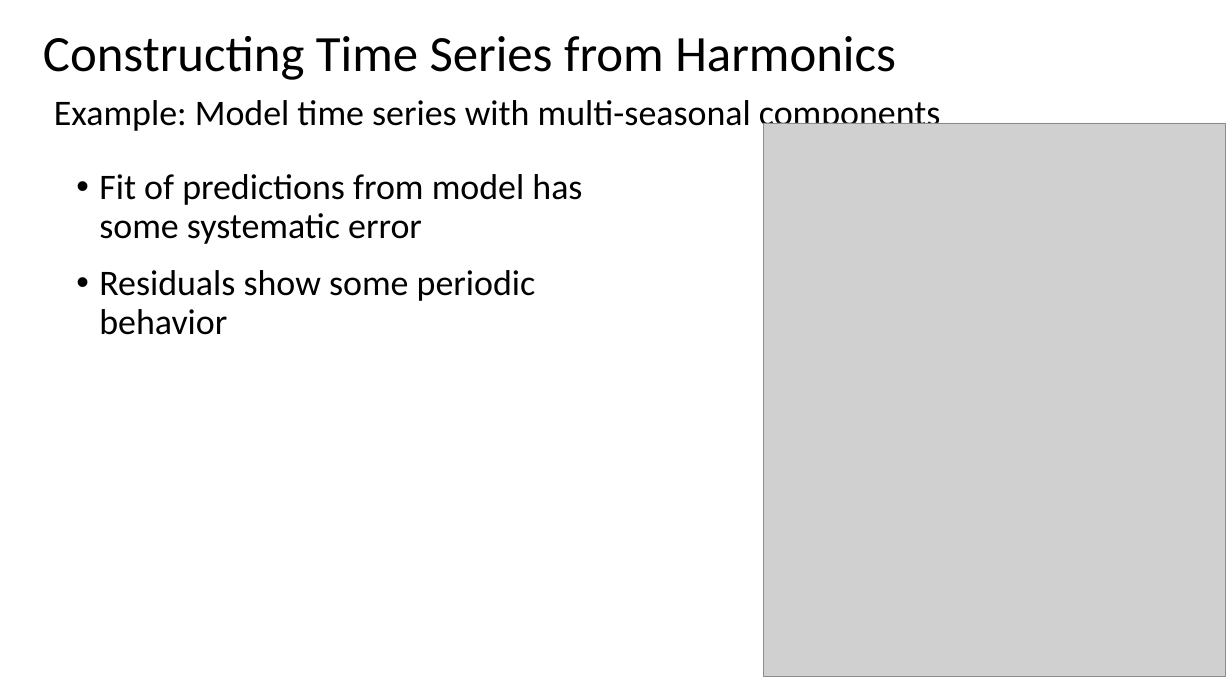
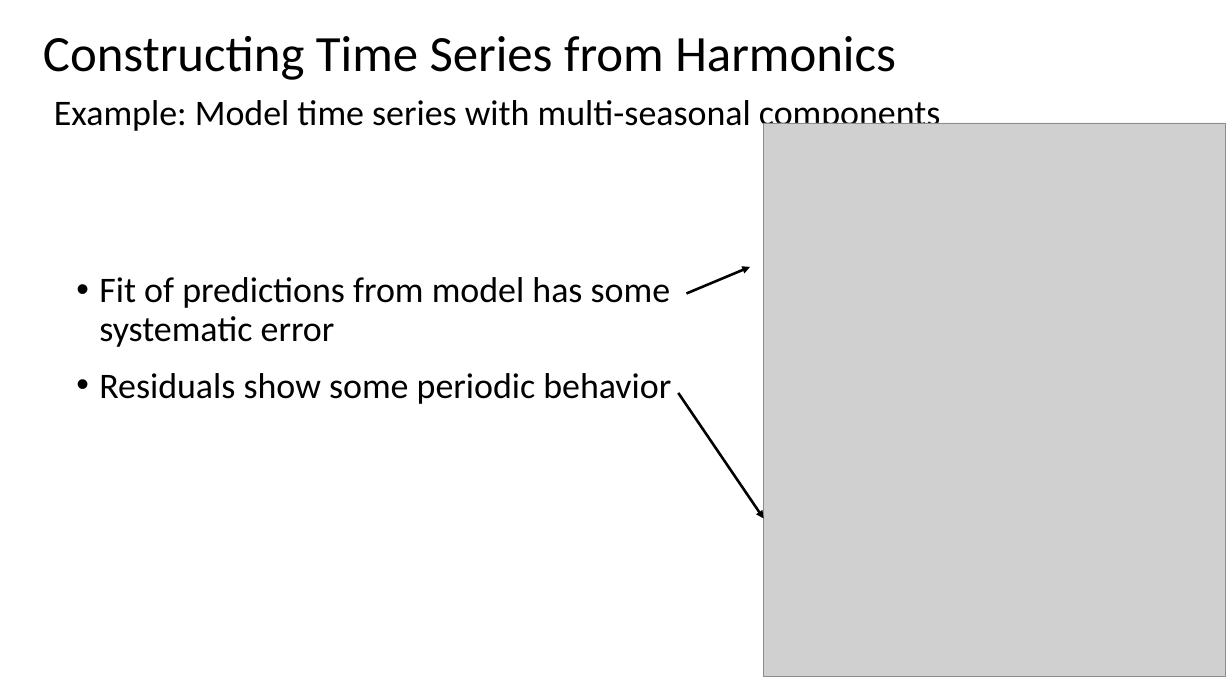
Before and after one commit to StephenElston/CSCI-E-83, a slide deck: slide 20 of LectureSlides/14_ComplexTimeSeries.pptx (slide 21 before the commit). Drawn at 1232x693 pixels with LibreOffice and Linux fonts; fonts in the diff are those of the drawing; grey boxes stand for pictures. Boxes give left, top, right and bottom in pixels: in the first picture for what was removed or moved away, otherwise in the second. Text is boxed around its words. In the diff, an @@ line names an element or a change of style, - is before the commit and + after.

```diff
--- a/LectureSlides/14_ComplexTimeSeries.pptx
+++ b/LectureSlides/14_ComplexTimeSeries.pptx
@@ text "Fit of predictions from model ..." rewrapped from [99,174,582,335] to [99,277,671,404] @@
@@ arrow added from (687, 294) to (750, 267), #000000 2 pt @@
@@ arrow added from (678, 393) to (763, 518), #000000 2 pt @@
```
Also in this commit, not shown: 6 other slides changed, 1 slide added, 1 slide removed.
